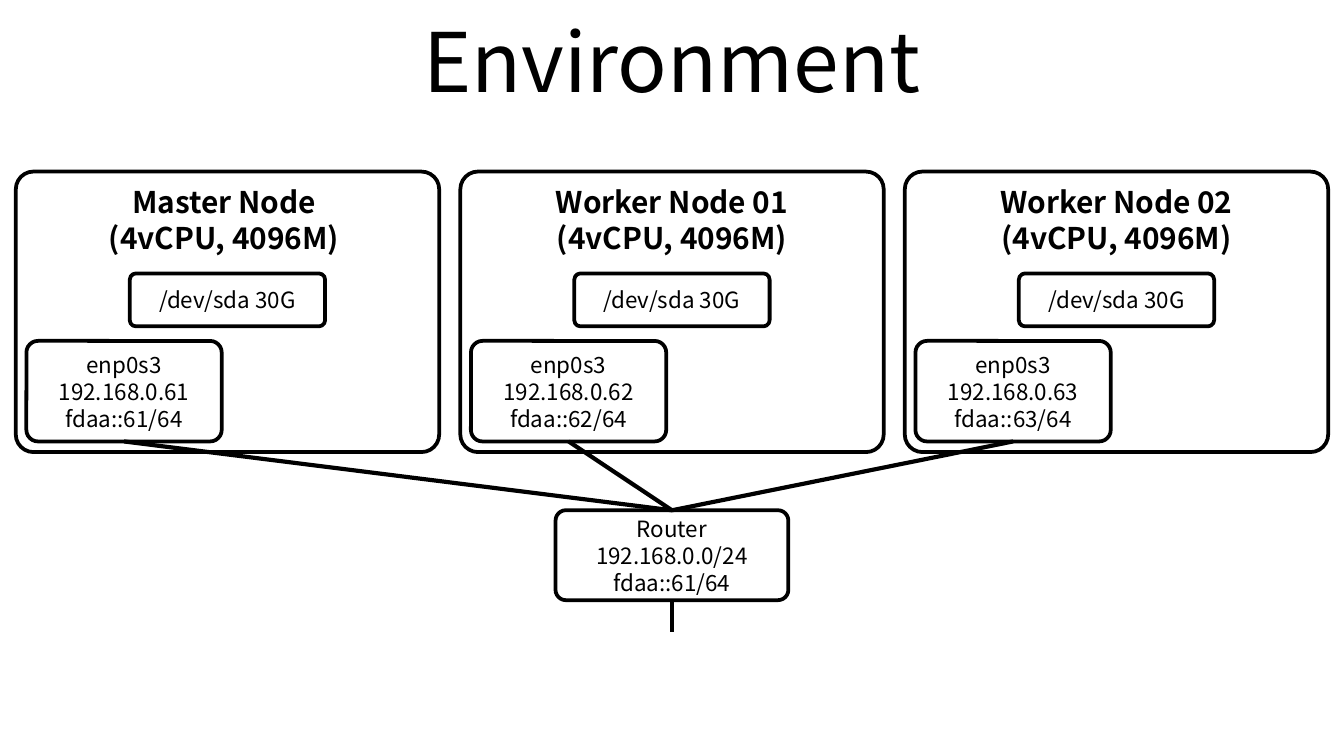
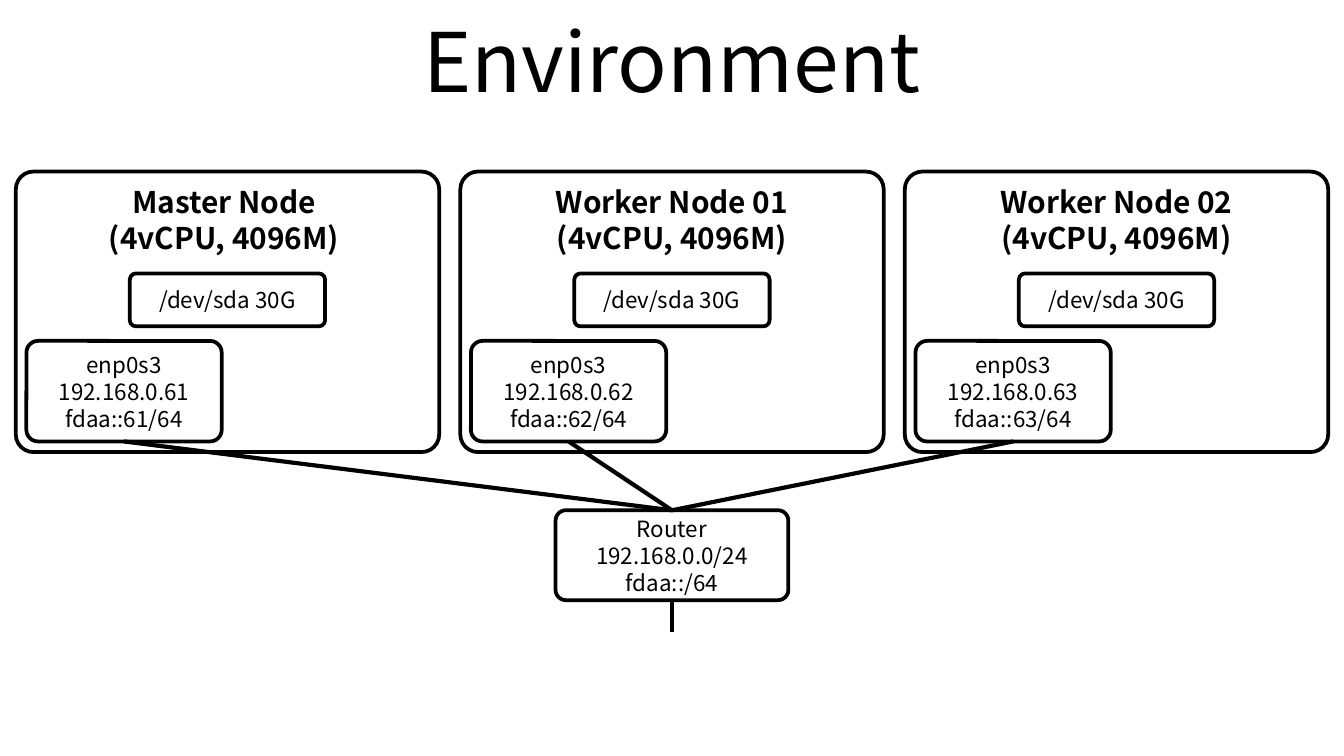
Before and after one commit to ssup2/blog-old, a slide deck: slide 1 of images/record/Kubernetes_Install_kubeadm_IPv6_Ubuntu_18.04/Kubernetes_Install.pptx. Drawn at 1344x756 pixels with LibreOffice and Linux fonts; fonts in the diff are those of the drawing. Boxes give left, top, right and bottom in pixels: in the first picture for what was removed or moved away, otherwise in the second. Text is boxed around its words. In the diff, an @@ line names an element or a change of style, - is before the commit and + after.

```diff
--- a/images/record/Kubernetes_Install_kubeadm_IPv6_Ubuntu_18.04/Kubernetes_Install.pptx
+++ b/images/record/Kubernetes_Install_kubeadm_IPv6_Ubuntu_18.04/Kubernetes_Install.pptx
@@ text in rounded rectangle at bbox=[626, 573, 718, 595]: text changed @@
-fdaa::61/64
+fdaa::/64
```
Also in this commit, not shown: 1 other file.
